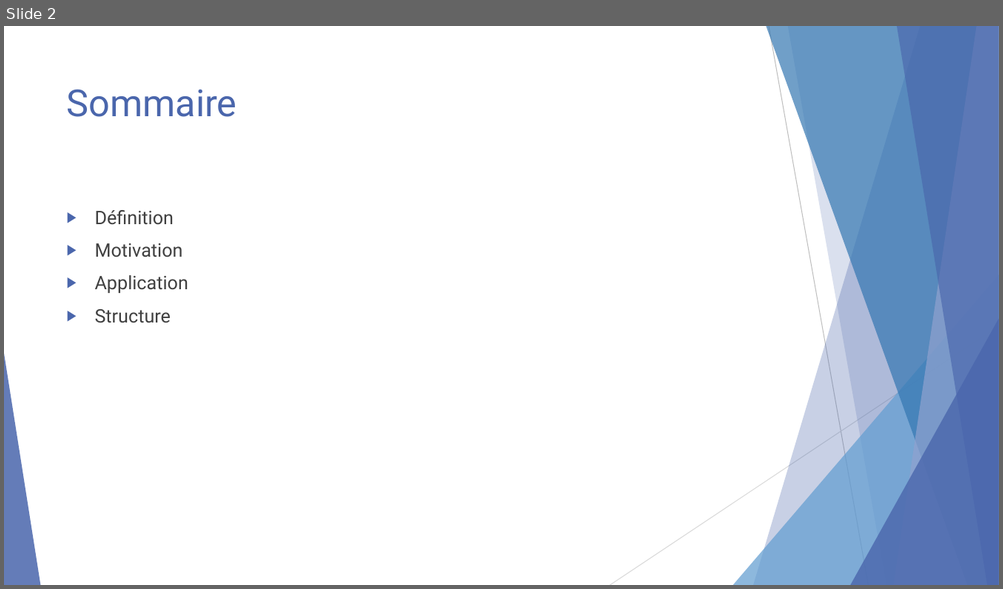
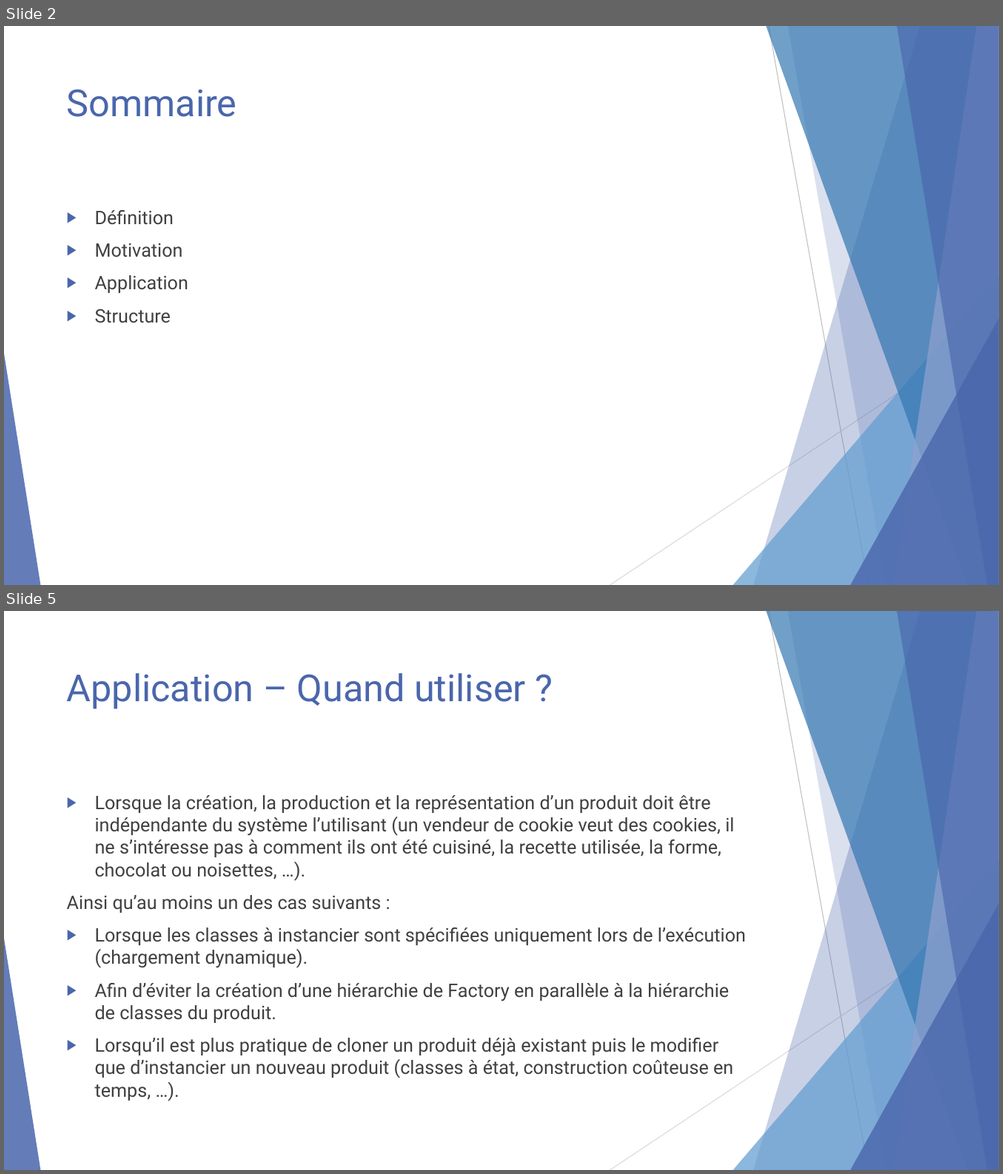
Before and after one commit to mberthouzoz/Tapy, a slide deck: Presentation/Prototype.pptx. Shown one above the other, each under a label of ours: slide 2 before the commit, slides 2 and 5 after it; the slides between them are not shown. The pictures are 1003x589 and 1003x1174 pixels, drawn with LibreOffice and Linux fonts; fonts in the diff are those of the drawing. Boxes give left, top, right and bottom in pixels: in the first picture for what was removed or moved away, otherwise in the second. Text is boxed around its words. In the diff, an @@ line names an element or a change of style, - is before the commit and + after.

```diff
--- a/Presentation/Prototype.pptx
+++ b/Presentation/Prototype.pptx
@@ slide 5 added at box(4, 611, 999, 1170), background #FFFFFF; not listed: 10 template elements that a slide beside it also shows @@
@@ title added at box(67, 673, 526, 709), 36 pt, text #4A66AC @@
+Application – Quand utiliser ?
@@ text added at box(67, 795, 745, 1101), 18 pt, text #404040 @@
+▶ Lorsque la création, la production et la représentation d’un produit doit être indépendante du système l’utilisant (un vendeur de cookie veut des cookies, il ne s’intéresse pas à comment ils ont été cuisiné, la recette utilisée, la forme, chocolat ou noisettes, …).
+Ainsi qu’au moins un des cas suivants :
+▶ Lorsque les classes à instancier sont spécifiées uniquement lors de l’exécution (chargement dynamique).
+▶ Afin d’éviter la création d’une hiérarchie de Factory en parallèle à la hiérarchie de classes du produit.
+▶ Lorsqu’il est plus pratique de cloner un produit déjà existant puis le modifier que d’instancier un nouveau produit (classes à état, construction coûteuse en temps, …).
```
Also in this commit, not shown: 1 slide changed, 2 other slides added, 2 slides removed.
